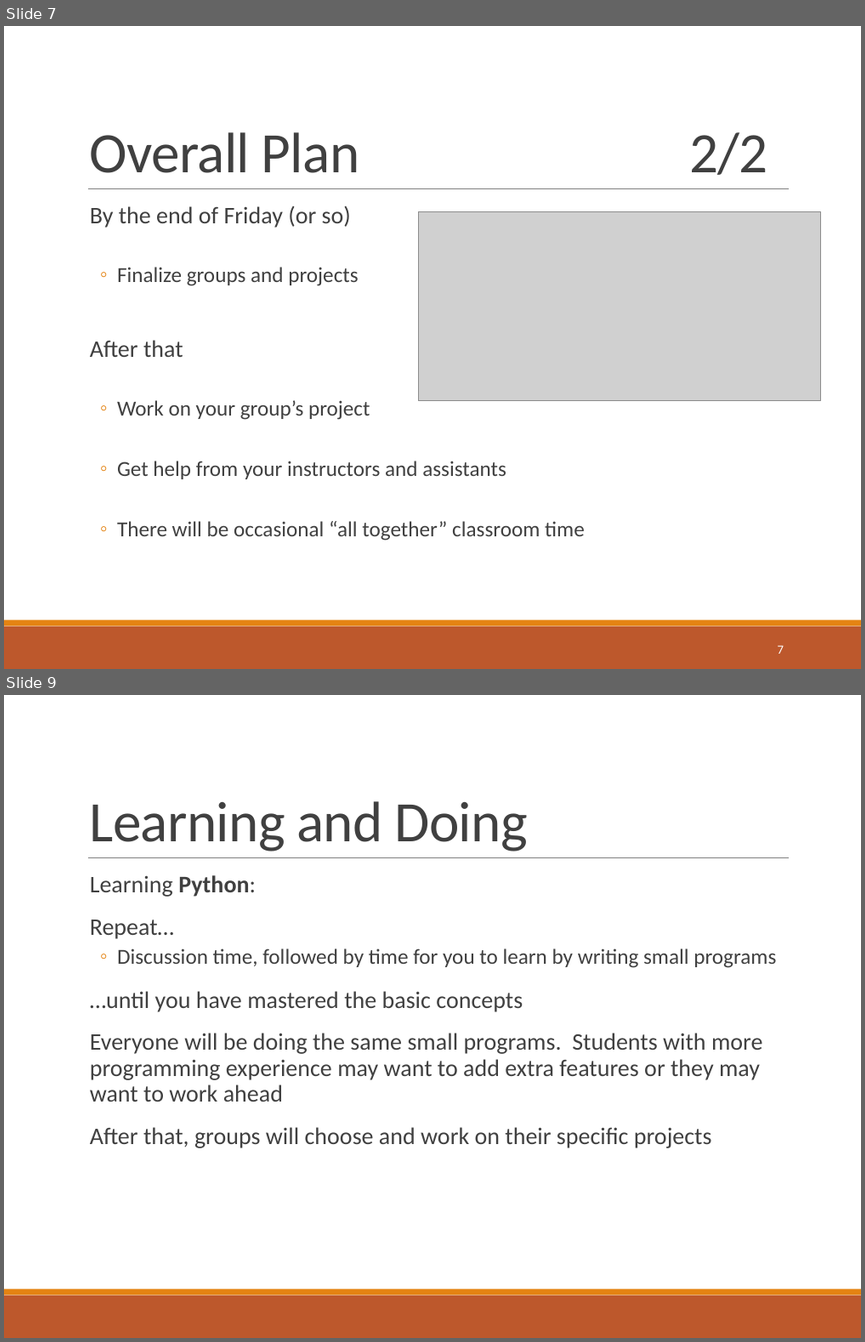
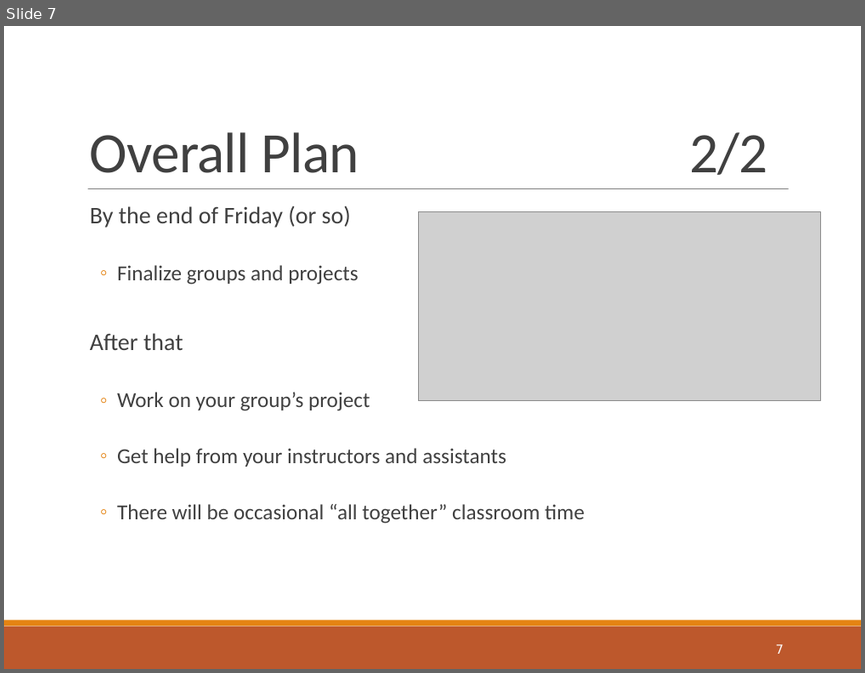
Before and after one commit to RHIT-CSSE/catapult, a slide deck: Sessions/00-MovingSmile/slides.pptx. Shown one above the other, each under a label of ours: slides 7 and 9 before the commit, slide 7 after it; the slides between them are not shown. The pictures are 865x1342 and 865x673 pixels, drawn with LibreOffice and Linux fonts; fonts in the diff are those of the drawing; grey boxes stand for pictures. Boxes give left, top, right and bottom in pixels: in the first picture for what was removed or moved away, otherwise in the second. Text is boxed around its words. In the diff, an @@ line names an element or a change of style, - is before the commit and + after.

```diff
--- a/Sessions/00-MovingSmile/slides.pptx
+++ b/Sessions/00-MovingSmile/slides.pptx
@@ slide 9 removed at (4, 695, 861, 1338), background #FFFFFF; not listed: 3 template elements that a slide beside it also shows @@
@@ title removed at (90, 801, 528, 851) @@
-Learning and Doing
@@ text removed at (90, 875, 776, 1148) @@
-  Learning Python:
-  Repeat…
-  ◦ Discussion time, followed by time for you to learn by writing small programs
-  …until you have mastered the basic concepts
-  Everyone will be doing the same small programs. Students with more programming experience may want to add extra features or they may want to work ahead
-  After that, groups will choose and work on their specific projects
@@ slide 7 changed as well @@
@@ text "By the end of Friday ..." rewrapped from (90, 206, 585, 540) to (90, 206, 585, 523) @@
@@ page number at (776, 644, 783, 653): font Calibri to DejaVu Sans @@
```
Also in this commit, not shown: 9 other slides changed, 12 slides added, 13 other slides removed.
